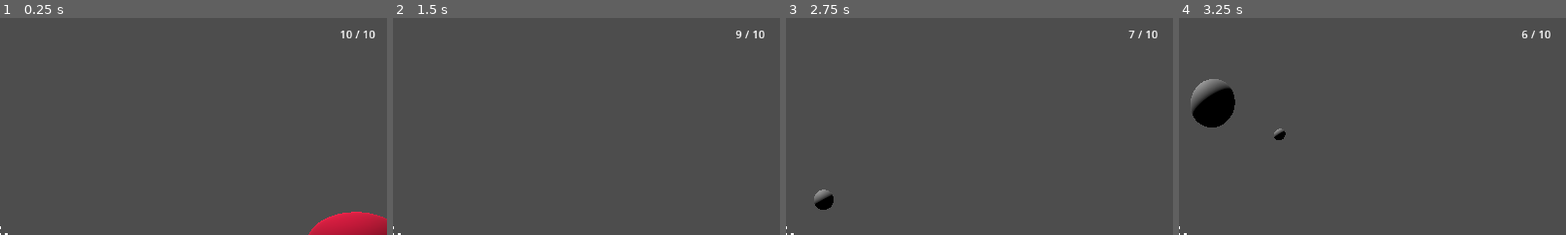
Above: before the commit, frames 1-4 (left to right).
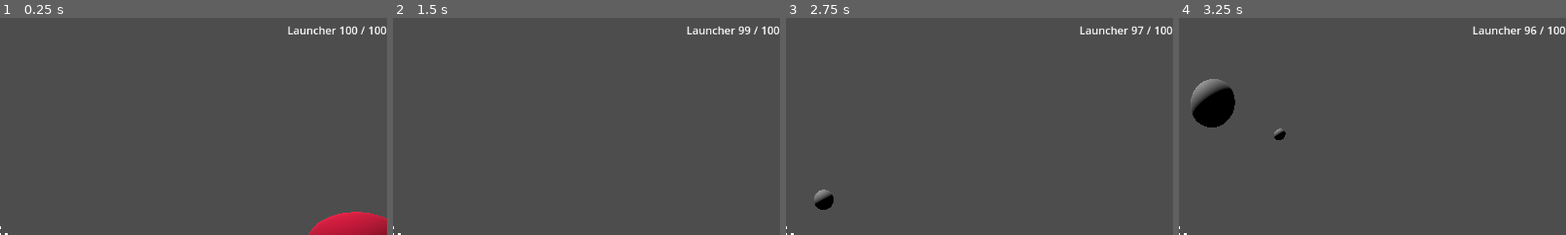
Above: after the commit, the same moments.

Repository: HarryLBonGithub/Harrys-Godot-Tools
Game: Godot game, scene res://Testing Rooms/testing_room_alpha.tscn
The game is run twice, just before and just after one commit, with the same random seed, the same clock (stepped at 60 frames per second) and the same inputs. The project has no main scene, so this scene is started directly.
Inputs (mouse positions are % of the whole screen's width and height, from its top left):
- Up to frame 1 (0.25 s): no input
- Up to frame 2 (1.5 s): tap Enter at 0.5 s; move the mouse to (55, 50) at 0.52 s; hold W (move_forward) from 0.53 s (still down); click (55, 50) at 0.6 s; tap Space (jump) at 0.77 s; move the mouse to (45, 50) at 1.27 s; tap Ctrl (crouch) at 1.35 s
- Up to frame 3 (2.75 s): keep holding W (move_forward); tap Space (jump) at 1.52 s; click (45, 50) at 1.55 s; move the mouse to (52, 48) at 2.02 s; tap F (flashlight) at 2.1 s; click (52, 48) at 2.3 s
- Up to frame 4 (3.25 s): keep holding W (move_forward); move the mouse to (49, 52) at 2.77 s; tap E (interact) at 2.85 s; tap Space (jump) at 3.02 s; click (49, 52) at 3.05 s
The pictures show only the part of the screen within x 50-100%, y 0-50%; the shares and areas given below are measured in that part.

The runs differ from the first frame. In frame 1, 0.6% of the frame differs, in the area x 74-100%, y 3-10%; in frame 2, 0.5%; in frame 3, 0.5%; in frame 4, 0.5%.

Commit message:
add ammoTracker component
- the ammo tracker can be updated to reflect the name, current ammo, and max ammo of an item

Diff:
--- a/Character Controllers/fps_character_controller_extended.tscn
+++ b/Character Controllers/fps_character_controller_extended.tscn
@@ -7,6 +7,7 @@
 [ext_resource type="PackedScene" uid="uid://dim0l6a2xqttt" path="res://Props/Handhelds/Projectile Launcher/projectile_launcher.tscn" id="5_1fptv"]
 [ext_resource type="PackedScene" uid="uid://bgeyfohldmmx2" path="res://Properties/Health/health.tscn" id="6_bl4qs"]
 [ext_resource type="Theme" uid="uid://cmjnqicbnobds" path="res://Themes/FillerTheme.tres" id="7_1cndl"]
+[ext_resource type="PackedScene" uid="uid://ddjlj2gpevbbb" path="res://HUD Items/Ammo Tracker/ammo_tracker.tscn" id="8_ercnn"]
 
 [sub_resource type="CapsuleMesh" id="CapsuleMesh_smuhl"]
 radius = 0.4
@@ -18,16 +19,34 @@
 script = ExtResource("1_hpjc1")
 floorCheck = true
 
-[node name="Head" type="Node3D" parent="."]
-transform = Transform3D(1, 0, 0, 0, 1, 0, 0, 0, 1, 0, 0.71, 0)
+[node name="PlayerUI" type="CanvasLayer" parent="."]
 
-[node name="PlayerCamera" type="Camera3D" parent="Head"]
+[node name="healthBar" type="ProgressBar" parent="PlayerUI"]
+offset_left = 24.0
+offset_top = 21.0
+offset_right = 305.0
+offset_bottom = 62.0
+theme = ExtResource("7_1cndl")
+theme_type_variation = &"HealthBar"
+show_percentage = false
 
-[node name="CanvasLayer" type="CanvasLayer" parent="Head/PlayerCamera"]
+[node name="AmmoTracker" parent="PlayerUI" instance=ExtResource("8_ercnn")]
+anchors_preset = 1
+anchor_left = 1.0
+anchor_right = 1.0
+grow_horizontal = 0
 
-[node name="Crosshair" parent="Head/PlayerCamera/CanvasLayer" instance=ExtResource("2_ckjpy")]
+[node name="AmmoContainer" parent="PlayerUI/AmmoTracker" index="0"]
+anchors_preset = 1
+anchor_left = 1.0
+anchor_right = 1.0
+offset_left = -108.0
+offset_right = 0.0
+grow_horizontal = 0
 
-[node name="info" type="Label" parent="Head/PlayerCamera/CanvasLayer"]
+[node name="Crosshair" parent="PlayerUI" instance=ExtResource("2_ckjpy")]
+
+[node name="info" type="Label" parent="PlayerUI"]
 anchors_preset = 8
 anchor_left = 0.5
 anchor_top = 0.5
@@ -41,15 +60,19 @@
 grow_vertical = 2
 size_flags_horizontal = 0
 
+[node name="Head" type="Node3D" parent="."]
+transform = Transform3D(1, 0, 0, 0, 1, 0, 0, 0, 1, 0, 0.71, 0)
+
+[node name="PlayerCamera" type="Camera3D" parent="Head"]
+
 [node name="InfoChecker" parent="Head" node_paths=PackedStringArray("info") instance=ExtResource("3_k6wgg")]
-info = NodePath("../PlayerCamera/CanvasLayer/info")
+info = NodePath("../../PlayerUI/info")
 
 [node name="InteractionRay" parent="Head" instance=ExtResource("4_muno8")]
 
-[node name="ProjectileLauncher" parent="Head" node_paths=PackedStringArray("maxAmmoUI", "currentAmmoUI") instance=ExtResource("5_1fptv")]
+[node name="ProjectileLauncher" parent="Head" node_paths=PackedStringArray("ammoUI") instance=ExtResource("5_1fptv")]
 transform = Transform3D(1, 0, 0, 0, 1, 0, 0, 0, 1, 0.498575, -0.311317, -0.935861)
-maxAmmoUI = NodePath("../../CanvasLayer/AmmoCounter/max")
-currentAmmoUI = NodePath("../../CanvasLayer/AmmoCounter/current")
+ammoUI = NodePath("../../PlayerUI/AmmoTracker")
 
 [node name="FPSCharacterMesh" type="MeshInstance3D" parent="."]
 mesh = SubResource("CapsuleMesh_smuhl")
@@ -62,40 +85,7 @@
 target_position = Vector3(0, -0.25, 0)
 
 [node name="Health" parent="." node_paths=PackedStringArray("healthUI") instance=ExtResource("6_bl4qs")]
-healthUI = NodePath("../CanvasLayer/healthBar")
+healthUI = NodePath("../PlayerUI/healthBar")
 
-[node name="CanvasLayer" type="CanvasLayer" parent="."]
-
-[node name="healthBar" type="ProgressBar" parent="CanvasLayer"]
-offset_left = 24.0
-offset_top = 21.0
-offset_right = 305.0
-offset_bottom = 62.0
-theme = ExtResource("7_1cndl")
-theme_type_variation = &"HealthBar"
-show_percentage = false
-
-[node name="AmmoCounter" type="HBoxContainer" parent="CanvasLayer"]
-anchors_preset = 1
-anchor_left = 1.0
-anchor_right = 1.0
-offset_left = -87.0
-offset_bottom = 51.0
-grow_horizontal = 0
-alignment = 1
-
-[node name="current" type="Label" parent="CanvasLayer/AmmoCounter"]
-layout_mode = 2
-text = "0
-"
-
-[node name="sep" type="Label" parent="CanvasLayer/AmmoCounter"]
-layout_mode = 2
-text = "/"
-
-[node name="max" type="Label" parent="CanvasLayer/AmmoCounter"]
-layout_mode = 2
-text = "1
-"
-
+[editable path="PlayerUI/AmmoTracker"]
 [editable path="Head/InfoChecker"]
--- /dev/null
+++ b/HUD Items/Ammo Tracker/ammo_tracker.gd
@@ -0,0 +1,7 @@
+extends Panel
+
+class_name AmmoTracker
+
+@onready var toolName = $AmmoContainer/Name
+@onready var current = $AmmoContainer/Current
+@onready var max = $AmmoContainer/Max
--- /dev/null
+++ b/HUD Items/Ammo Tracker/ammo_tracker.tscn
@@ -0,0 +1,28 @@
+[gd_scene load_steps=2 format=3 uid="uid://ddjlj2gpevbbb"]
+
+[ext_resource type="Script" path="res://HUD Items/Ammo Tracker/ammo_tracker.gd" id="1_0h3lq"]
+
+[node name="AmmoTracker" type="Panel"]
+script = ExtResource("1_0h3lq")
+
+[node name="AmmoContainer" type="HBoxContainer" parent="."]
+layout_mode = 1
+offset_right = 108.0
+offset_bottom = 40.0
+alignment = 2
+
+[node name="Name" type="Label" parent="AmmoContainer"]
+layout_mode = 2
+text = "Name:"
+
+[node name="Current" type="Label" parent="AmmoContainer"]
+layout_mode = 2
+text = "10"
+
+[node name="Seperator" type="Label" parent="AmmoContainer"]
+layout_mode = 2
+text = "/"
+
+[node name="Max" type="Label" parent="AmmoContainer"]
+layout_mode = 2
+text = "10"
--- /dev/null
+++ b/Organizers/Hand/hand.gd
@@ -0,0 +1,10 @@
+extends Node3D
+
+var belt = []
+
+var activeTool
+
+@export var ammoUI : PackedScene
+
+func _ready():
+	pass
--- /dev/null
+++ b/Organizers/Hand/hand.tscn
@@ -0,0 +1,6 @@
+[gd_scene load_steps=2 format=3 uid="uid://b8pmopdg2rid5"]
+
+[ext_resource type="Script" path="res://Organizers/Hand/hand.gd" id="1_jea0k"]
+
+[node name="Hand" type="Node3D"]
+script = ExtResource("1_jea0k")
--- a/Props/Handhelds/Projectile Launcher/projectile_launcher.gd
+++ b/Props/Handhelds/Projectile Launcher/projectile_launcher.gd
@@ -1,11 +1,12 @@
 extends Node3D
+
+@export var toolName = "Launcher"
 
 @export var projectile : PackedScene
 @export var maxAmmo = 10
 @export var currentAmmo = 10
 
-@export var maxAmmoUI:Label
-@export var currentAmmoUI: Label
+@export var ammoUI : AmmoTracker
 
 @export var active = true
 
@@ -19,9 +20,10 @@
 	if !active:
 		return
 
-	if maxAmmoUI and currentAmmoUI:
-		maxAmmoUI.text = str(maxAmmo)
-		currentAmmoUI.text = str(currentAmmo)
+	if ammoUI:
+		ammoUI.toolName.text = str(toolName)
+		ammoUI.max.text = str(maxAmmo)
+		ammoUI.current.text = str(currentAmmo)
 
 func _process(delta):
 
@@ -41,8 +43,8 @@
 
 			currentAmmo -= 1
 
-			if maxAmmoUI and currentAmmoUI:
-				currentAmmoUI.text = str(currentAmmo)
+			if ammoUI:
+				ammoUI.current.text = str(currentAmmo)
 
 func dryFire():
 	pass
--- a/Props/Handhelds/Projectile Launcher/projectile_launcher.tscn
+++ b/Props/Handhelds/Projectile Launcher/projectile_launcher.tscn
@@ -9,6 +9,8 @@
 [node name="ProjectileLauncher" type="Node3D"]
 script = ExtResource("1_gxvem")
 projectile = ExtResource("2_e1jn1")
+maxAmmo = 100
+currentAmmo = 100
 
 [node name="MeshInstance3D" type="MeshInstance3D" parent="."]
 mesh = SubResource("BoxMesh_ndi02")
Not shown: 1 places in Character Controllers/fps_character_controller_extended.tscn that only renumber resources
